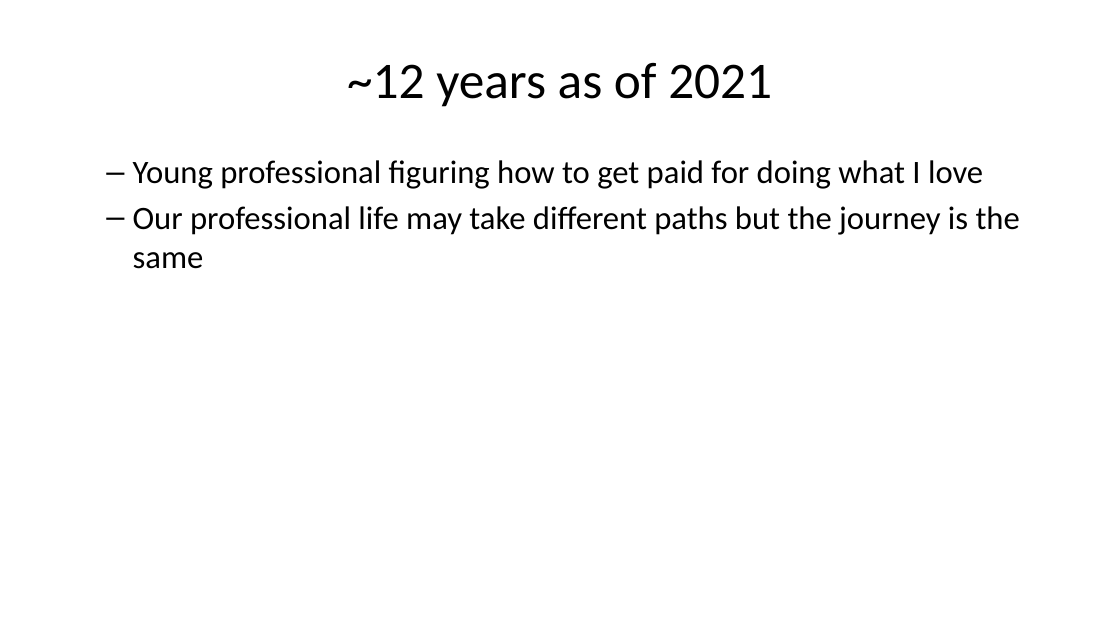
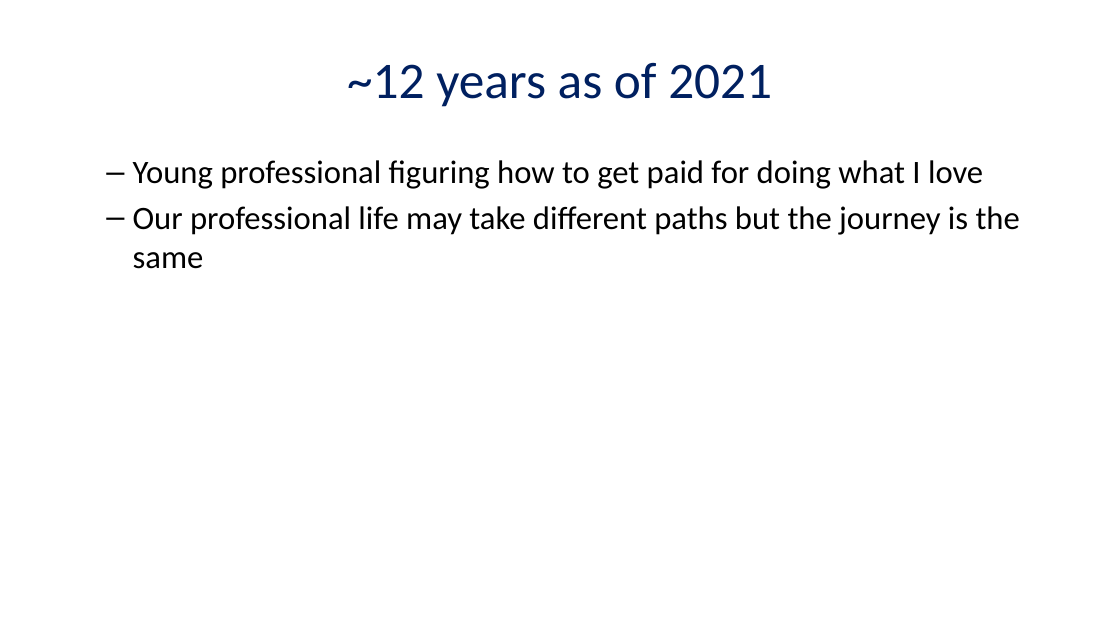
Before and after one commit to masters3d/ingenio, a slide deck: slide 2 of presentation/render/career_cheyo.pptx (slide 3 before the commit). Drawn at 1120x630 pixels with LibreOffice and Linux fonts; fonts in the diff are those of the drawing. Boxes give left, top, right and bottom in pixels: in the first picture for what was removed or moved away, otherwise in the second. Text is boxed around its words. In the diff, an @@ line names an element or a change of style, - is before the commit and + after.

```diff
--- a/presentation/render/career_cheyo.pptx
+++ b/presentation/render/career_cheyo.pptx
@@ title "~12 years as of 2021" at <box>347,63,772,107</box>: text colour #000000 to #002060 @@
```
Also in this commit, not shown: 4 other slides changed, 1 slide removed, 2 other files.
